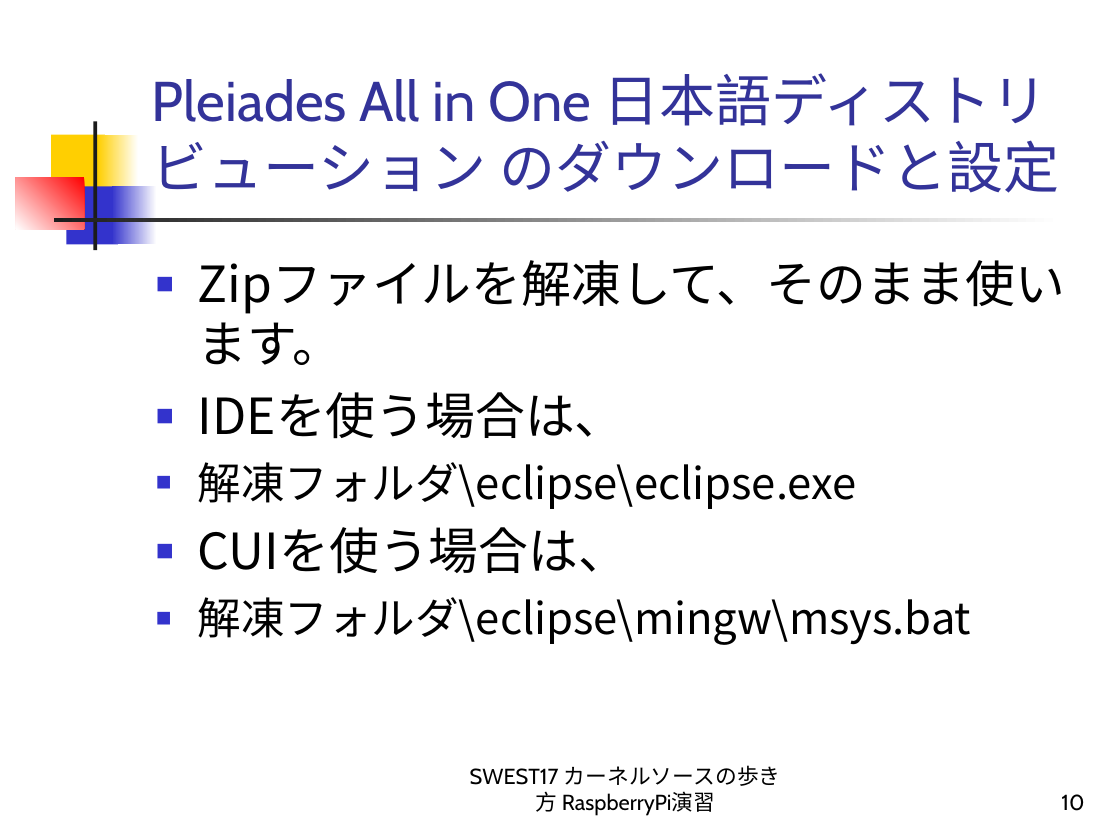
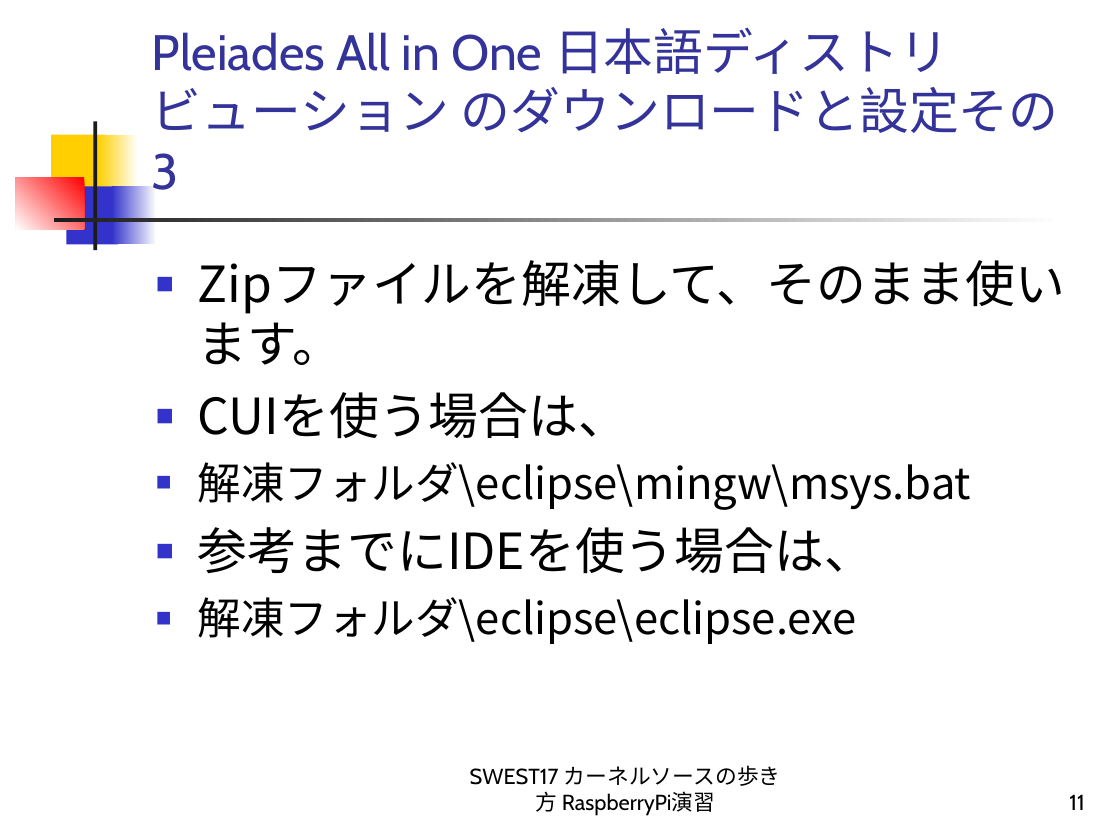
Before and after one commit to alvstakahashi/RPI-SHRINK-SSP-FULL, a slide deck: slide 11 of カーネルソースの歩き方 RaspberryPi演習.ppt (slide 10 before the commit). Drawn at 1120x840 pixels with LibreOffice and Linux fonts; fonts in the diff are those of the drawing. Boxes give left, top, right and bottom in pixels: in the first picture for what was removed or moved away, otherwise in the second. Text is boxed around its words. In the diff, an @@ line names an element or a change of style, - is before the commit and + after.

```diff
--- a/カーネルソースの歩き方 RaspberryPi演習.ppt
+++ b/カーネルソースの歩き方 RaspberryPi演習.ppt
@@ title at box(152, 27, 1059, 190): text changed; size 36 to 32 pt @@
-Pleiades All in One 日本語ディストリビューション のダウンロードと設定
+Pleiades All in One 日本語ディストリビューション のダウンロードと設定その3
@@ text at box(198, 392, 856, 509): paragraphs removed @@
-■ IDEを使う場合は、
-■ 解凍フォルダ\eclipse\eclipse.exe
@@ text at box(198, 527, 874, 644): paragraphs added @@
+■ 参考までにIDEを使う場合は、
+■ 解凍フォルダ\eclipse\eclipse.exe
@@ page number at box(1069, 794, 1084, 810): text changed @@
-10
+11
```
Also in this commit, not shown: 23 other slides changed, 1 slide added.
